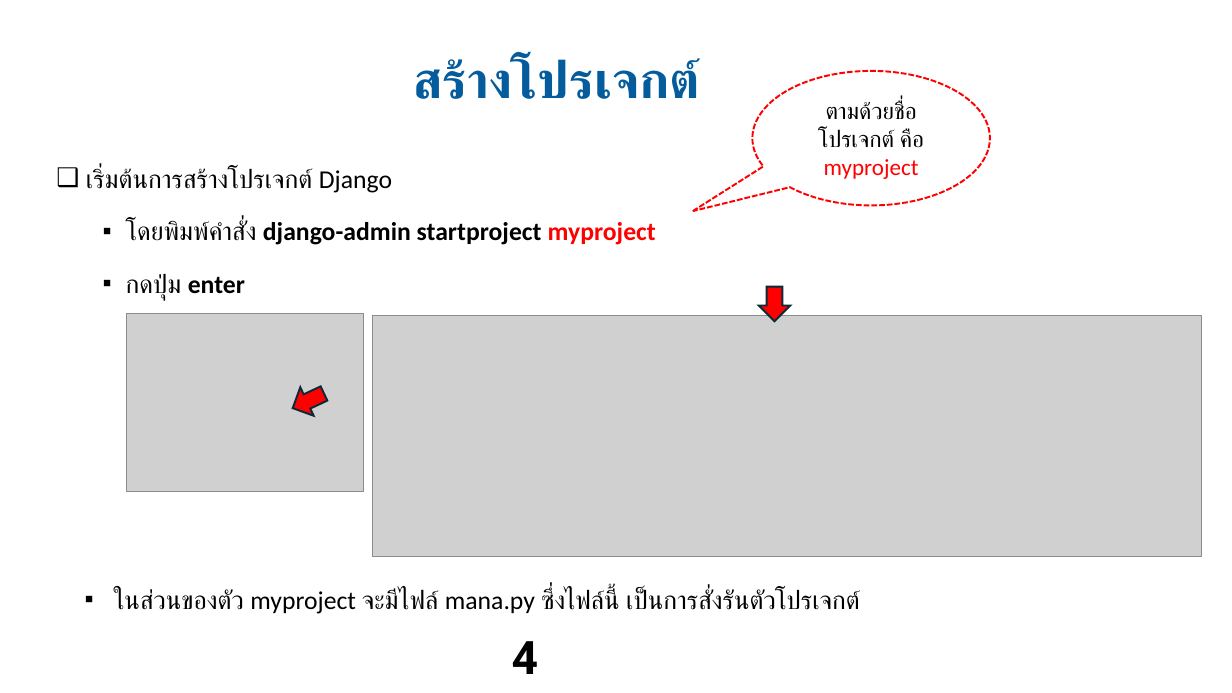
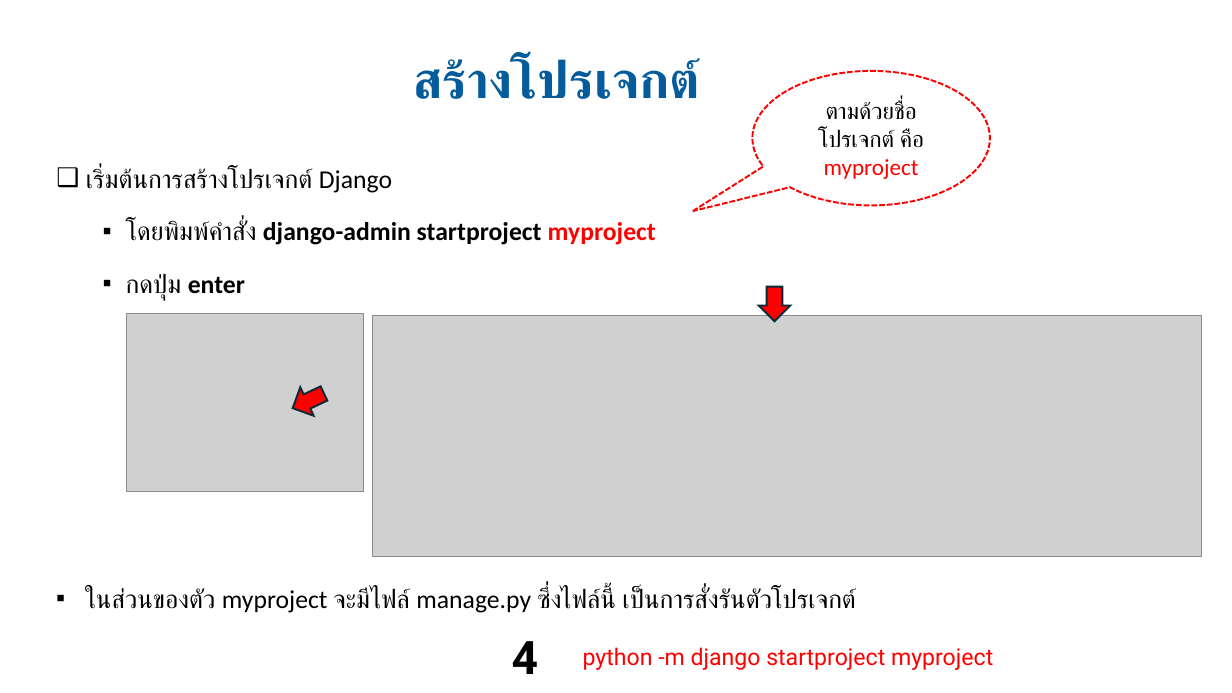
Before and after one commit to ThePopPy/Class-ICT, a slide deck: slide 4 of ICT12367/สป.7/Lab7_ST.pptx. Drawn at 1232x693 pixels with LibreOffice and Linux fonts; fonts in the diff are those of the drawing; grey boxes stand for pictures; background and template pictures are left out. Boxes give left, top, right and bottom in pixels: in the first picture for what was removed or moved away, otherwise in the second. Text is boxed around its words. In the diff, an @@ line names an element or a change of style, - is before the commit and + after.

```diff
--- a/ICT12367/สป.7/Lab7_ST.pptx
+++ b/ICT12367/สป.7/Lab7_ST.pptx
@@ text at (x1=85, y1=588, x2=857, y2=613): text changed @@
-▪ ในส่วนของตัว myproject จะมีไฟล์ mana.py ซึ่งไฟล์นี้ เป็นการสั่งรันตัวโปรเจกต์
+▪ ในส่วนของตัว myproject จะมีไฟล์ manage.py ซึ่งไฟล์นี้ เป็นการสั่งรันตัวโปรเจกต์
@@ text added at (x1=583, y1=647, x2=993, y2=670), 18 pt, text #FF0000 @@
+python -m django startproject myproject
```
Also in this commit, not shown: 1 other slide changed, 18 other files.
